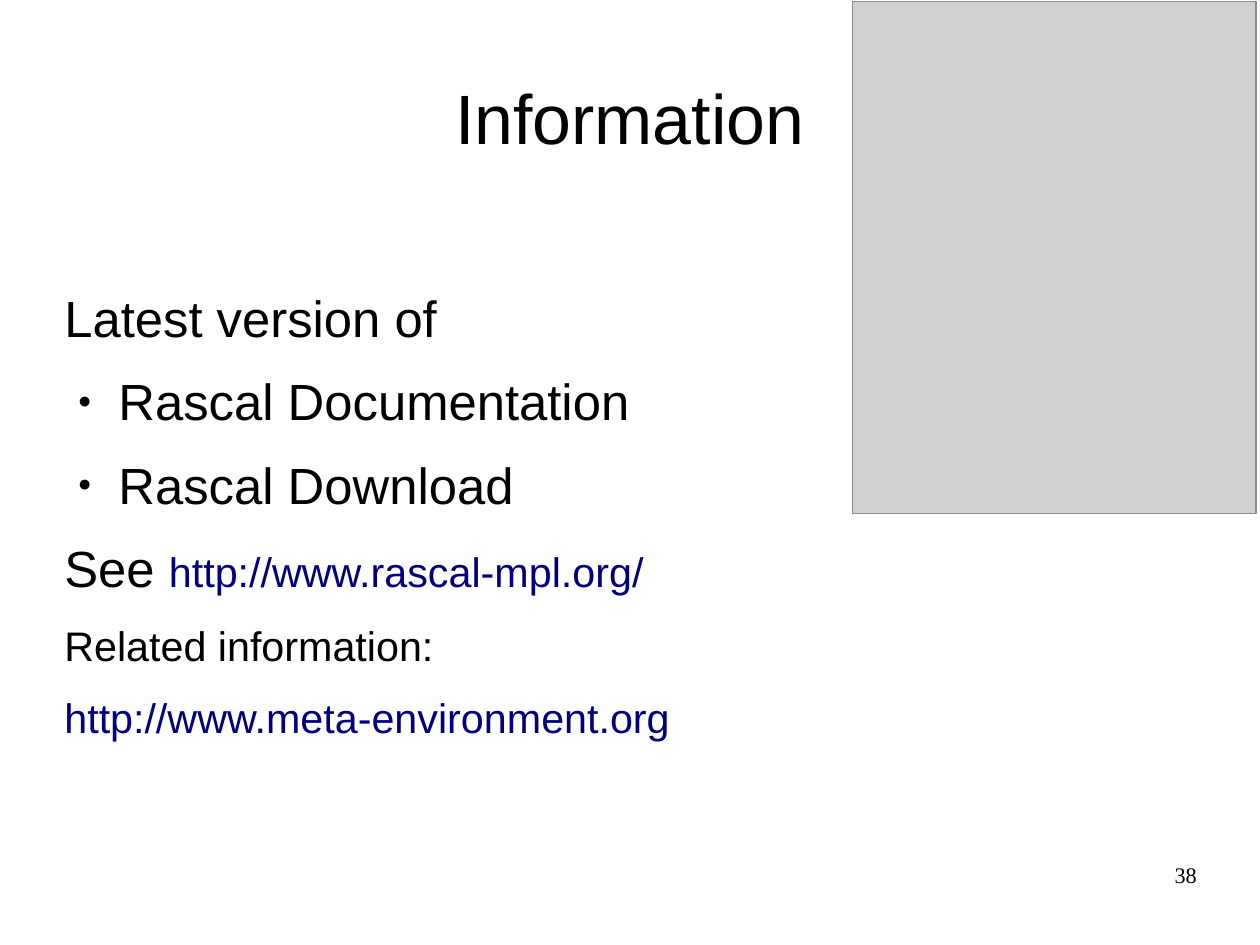
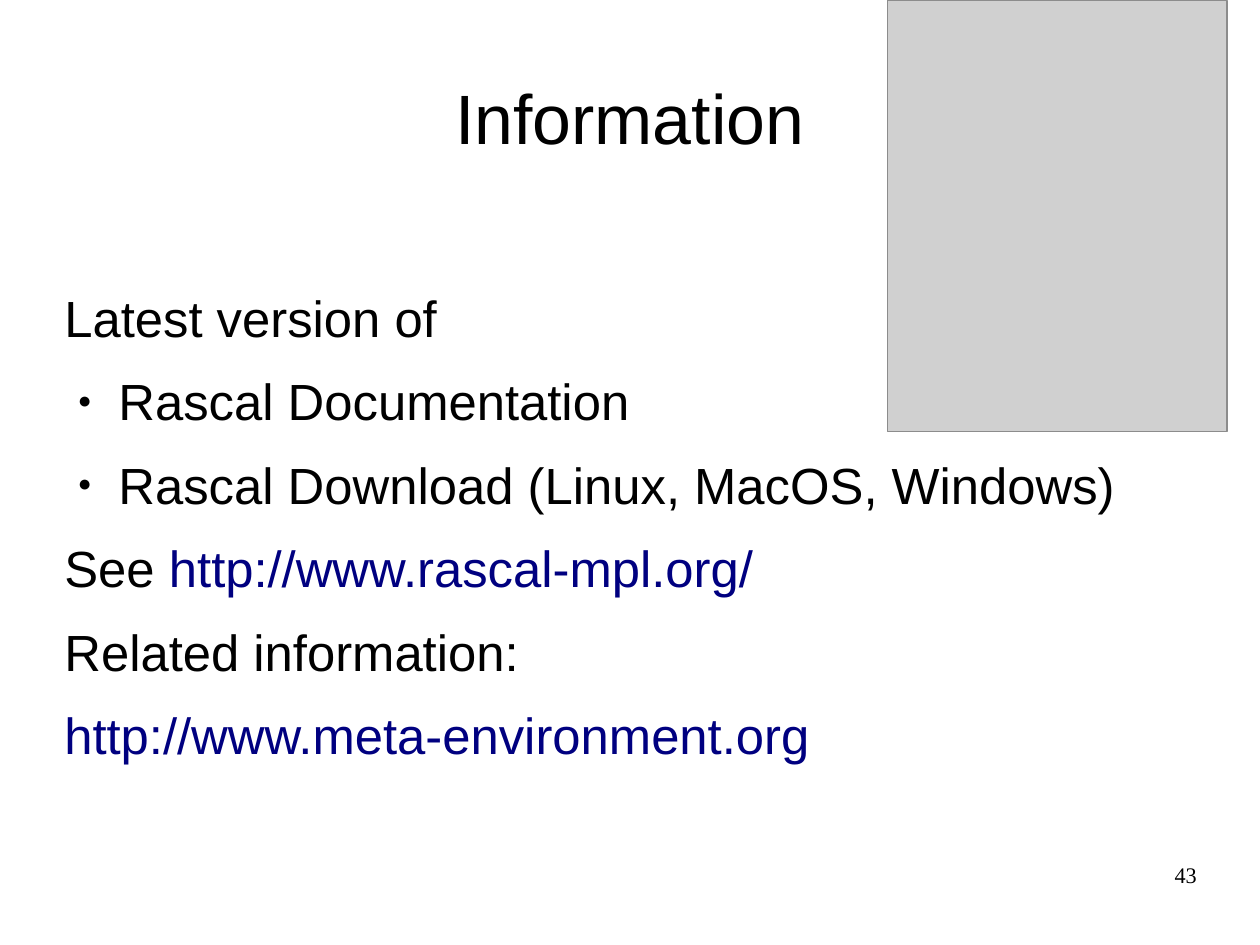
Before and after one commit to cwi-swat/meta-environment, a slide deck: slide 43 of meta-doc/analysis/rascal-slides/rascal-ou.odp (slide 38 before the commit). Drawn at 1260x945 pixels with LibreOffice and Linux fonts; fonts in the diff are those of the drawing; grey boxes stand for pictures; background and template pictures are left out. Boxes give left, top, right and bottom in pixels: in the first picture for what was removed or moved away, otherwise in the second. Text is boxed around its words. In the diff, an @@ line names an element or a change of style, - is before the commit and + after.

```diff
--- a/meta-doc/analysis/rascal-slides/rascal-ou.odp
+++ b/meta-doc/analysis/rascal-slides/rascal-ou.odp
@@ picture: place and size @@
-picture at (853, 1, 1257, 513)
+picture at (888, 1, 1228, 432)
@@ text at (118, 467, 1115, 514): text changed @@
-● Rascal Download
+● Rascal Download (Linux, MacOS, Windows)
@@ text at (64, 550, 809, 765): size 26 to 32 pt in "http://www.rascal-mpl.org/", "Related information:", "http://www.meta-environment.org" @@
@@ page number at (1175, 868, 1197, 884): text changed @@
-38
+43
```
Also in this commit, not shown: 7 other slides changed, 10 slides added, 2 other files.
